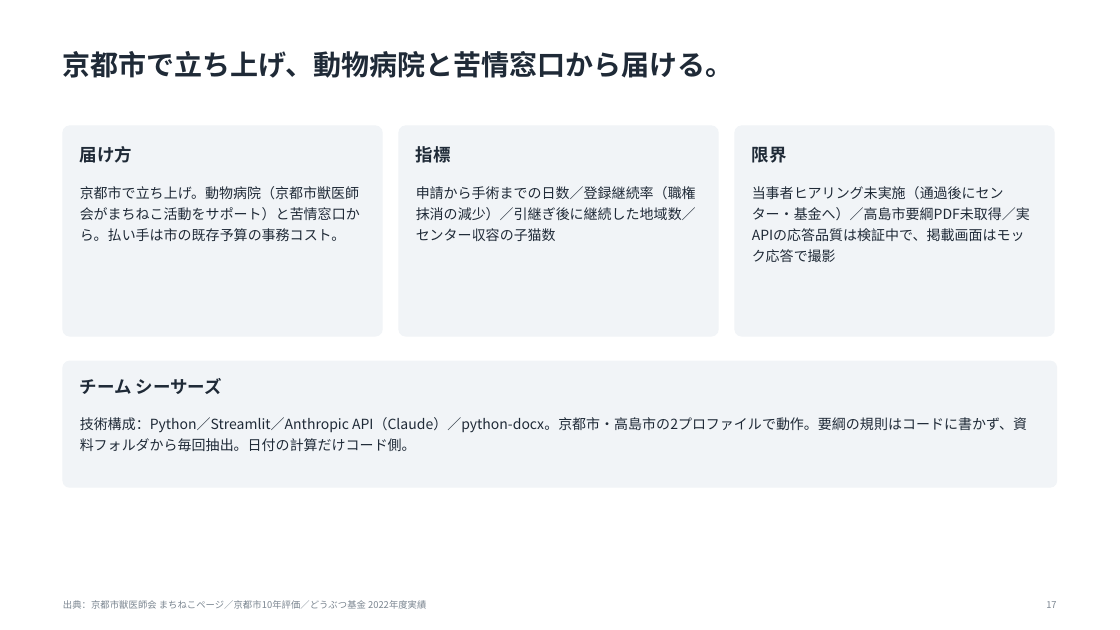
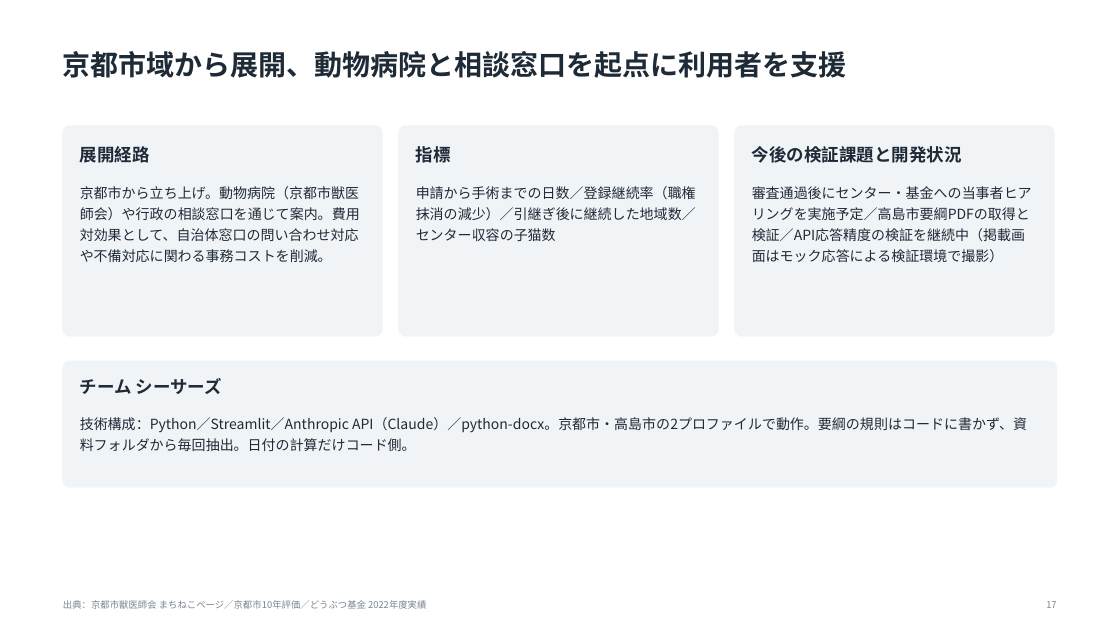
Before and after one commit to tsurutontan634/VORN, a slide deck: slide 17 of docs/deck3/nekonote_VORN2026.pptx. Drawn at 1120x630 pixels with LibreOffice and Linux fonts; fonts in the diff are those of the drawing. Boxes give left, top, right and bottom in pixels: in the first picture for what was removed or moved away, otherwise in the second. Text is boxed around its words. In the diff, an @@ line names an element or a change of style, - is before the commit and + after.

```diff
--- a/docs/deck3/nekonote_VORN2026.pptx
+++ b/docs/deck3/nekonote_VORN2026.pptx
@@ text at [63, 51, 847, 78]: text changed @@
-京都市で立ち上げ、動物病院と苦情窓口から届ける。
+京都市域から展開、動物病院と相談窓口を起点に利用者を支援
@@ text at [80, 146, 150, 163]: text changed @@
-届け方
+展開経路
@@ text at [752, 146, 962, 163]: text changed @@
-限界
+今後の検証課題と開発状況
@@ text at [80, 186, 360, 262]: text changed @@
-京都市で立ち上げ。動物病院（京都市獣医師会がまちねこ活動をサポート）と苦情窓口から。払い手は市の既存予算の事務コスト。
+京都市から立ち上げ。動物病院（京都市獣医師会）や行政の相談窓口を通じて案内。費用対効果として、自治体窓口の問い合わせ対応や不備対応に関わる事務コストを削減。
@@ text at [752, 186, 1032, 262]: text changed @@
-当事者ヒアリング未実施（通過後にセンター・基金へ）／高島市要綱PDF未取得／実APIの応答品質は検証中で、掲載画面はモック応答で撮影
+審査通過後にセンター・基金への当事者ヒアリングを実施予定／高島市要綱PDFの取得と検証／API応答精度の検証を継続中（掲載画面はモック応答による検証環境で撮影）
```
Also in this commit, not shown: 17 other slides changed, 5 other files.
